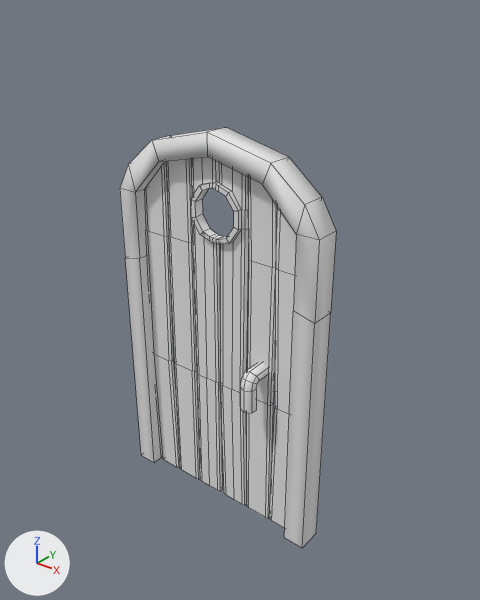
The FBX model Periode-9/Assets/Models/Door.fbx as it was, and as the next commit left it.
One viewpoint serves both versions: a 50 mm camera at (2.27, -2.6, 3.11) aimed at (0.1, 0.12, 1.43). The axes (+X, +Y, +Z) are drawn at lower left. The lights are the same throughout. Mesh edges are drawn as thin lines. Where no turn or scale is listed for an object, it has been applied to the vertices.

The scene before the commit, as lines of its bpy script (objects in view):
```python
me_cube = bpy.data.meshes.new('Cube')
me_cube.from_pydata(...)  # 40 vertices, 38 faces; spans x -0.7..0.7, y -0.03..0.12, z 0.0..2.41
me_table_001 = bpy.data.meshes.new('Table.001')
me_table_001.from_pydata(...)  # 336 vertices, 320 faces; spans x -0.04..1.14, y -0.19..0.17, z 0.0..2.3
me_table_001.materials.append(mat_table)  # white #e7e7e7
ob_door = bpy.data.objects.new('Door', me_table_001)
ob_door.location = (-0.547, 0.058, -0.002)
ob_frame = bpy.data.objects.new('Frame', me_cube)
ob_frame.location = (0.0, 0.0, 0.0)
```
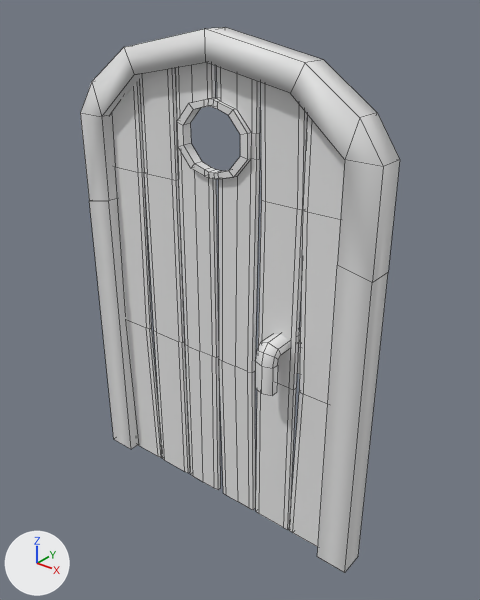
What changed in the scene script:
```text
Change me_table_001:
    where me_table_001.from_pydata(...)  # 336 vertices, 320 faces; spans x -0.04..1.14, y -0.19..0.17, z 0.0..2.3
    used by ob_door; location = (-0.547, 0.058, -0.002)
    me_table_001 part 1: the whole mesh is scaled about the mesh origin by (1.42, 1, 1.2)
Change me_cube:
    where me_cube.from_pydata(...)  # 40 vertices, 38 faces; spans x -0.7..0.7, y -0.03..0.12, z 0.0..2.41
    used by ob_frame; location = (0.0, 0.0, 0.0)
    me_cube part 2: the whole mesh is scaled about the mesh origin by (1.42, 1, 1.2)
Change ob_door:
    ob_door.location: (-0.547, 0.058, -0.002) -> (-0.792, 0.058, -0.003)
```

Where the change shows, as pixel boxes [x1, y1, x2, y2] in the pictures (480 x 600 px):
'Door', mesh rescaled, moved (54% wider, 31% taller)
    before: [144, 157, 296, 528]
    after: [111, 62, 345, 547]
'Frame', mesh rescaled (48% wider, 30% taller)
    before: [120, 128, 336, 548]
    after: [80, 27, 400, 573]
